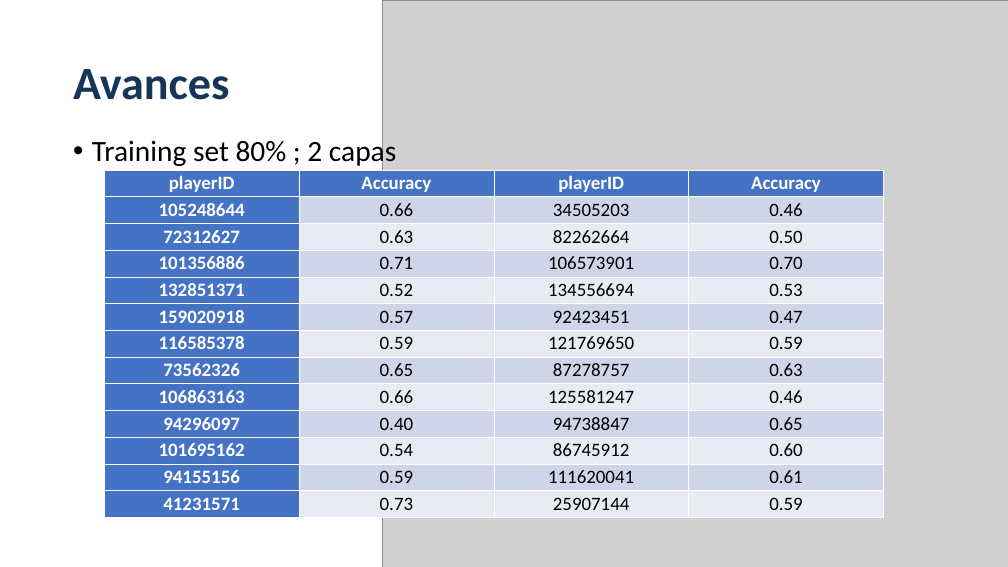
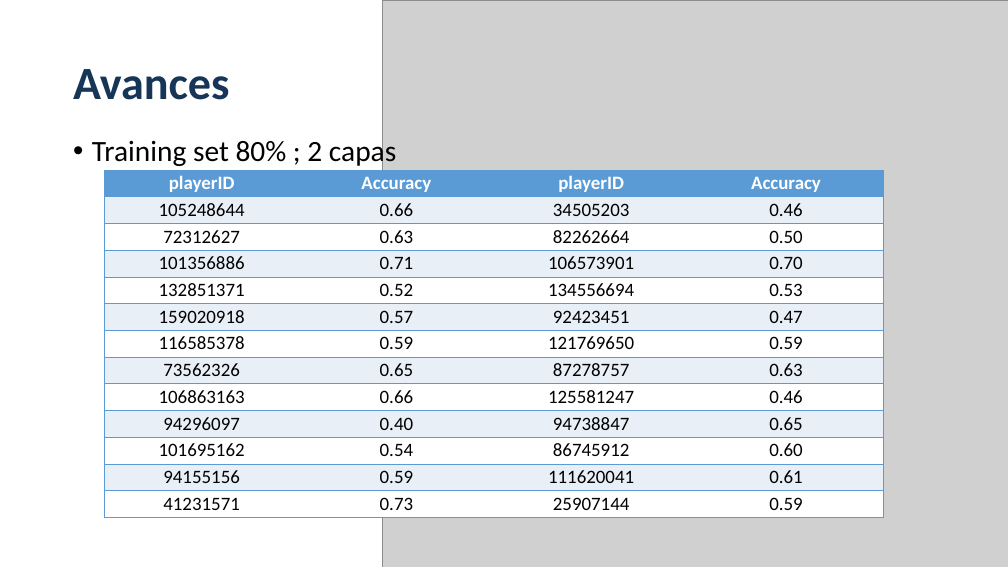
Before and after one commit to felipecardozo/masterthesis, a slide deck: slide 17 of presentación 2019 Dota predict coloquio.pptx (slide 14 before the commit). Drawn at 1008x567 pixels with LibreOffice and Linux fonts; fonts in the diff are those of the drawing; grey boxes stand for pictures. Boxes give left, top, right and bottom in pixels: in the first picture for what was removed or moved away, otherwise in the second. Text is boxed around its words. In the diff, an @@ line names an element or a change of style, - is before the commit and + after.

```diff
--- a/presentación 2019 Dota predict coloquio.pptx
+++ b/presentación 2019 Dota predict coloquio.pptx
@@ table at (104, 170, 883, 518) @@
@@ fill #4472C4 to #5B9BD5 in row 1 @@
@@ fill #4472C4 to #EAEFF7 in 6 cells @@
@@ fill #CFD5EA to #EAEFF7 in 18 cells @@
@@ fill #4472C4 to #FFFFFF in 6 cells @@
@@ fill #E9EBF5 to #FFFFFF in 18 cells @@
@@ text colour #FFFFFF to #000000, bold off in "105248644", "72312627", "101356886", "132851371" and 8 more places @@
@@ borders changed @@
```
Also in this commit, not shown: 8 other slides changed, 1 slide added, 4 other files.
